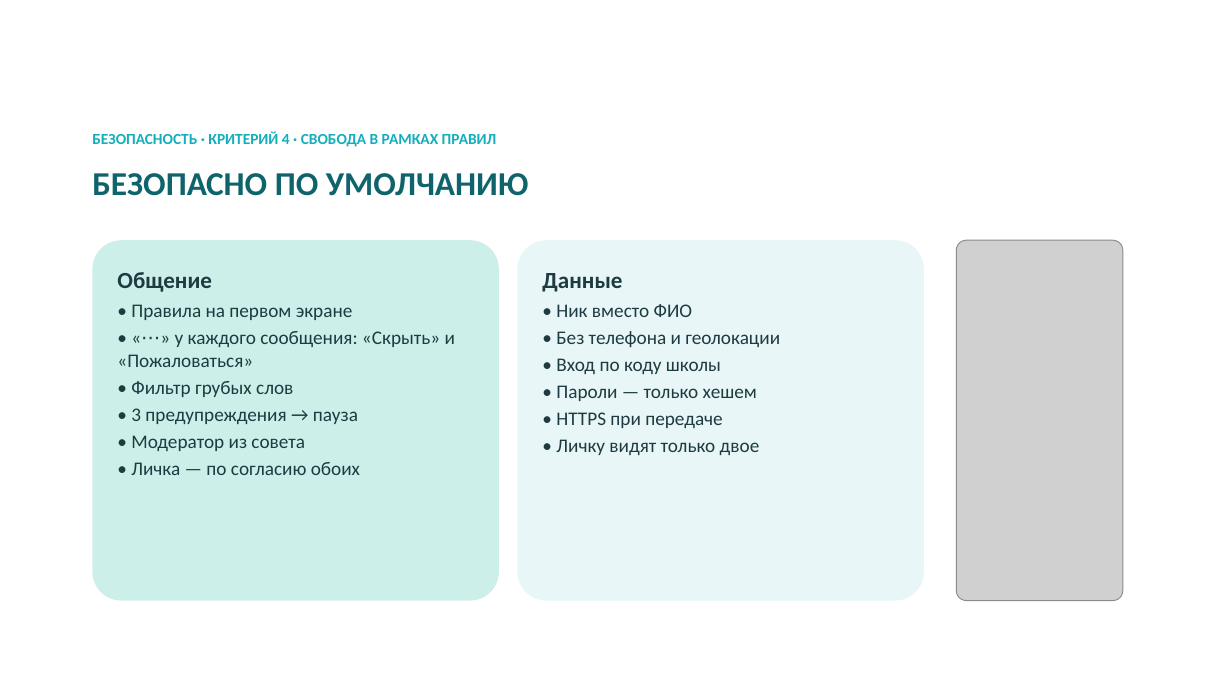
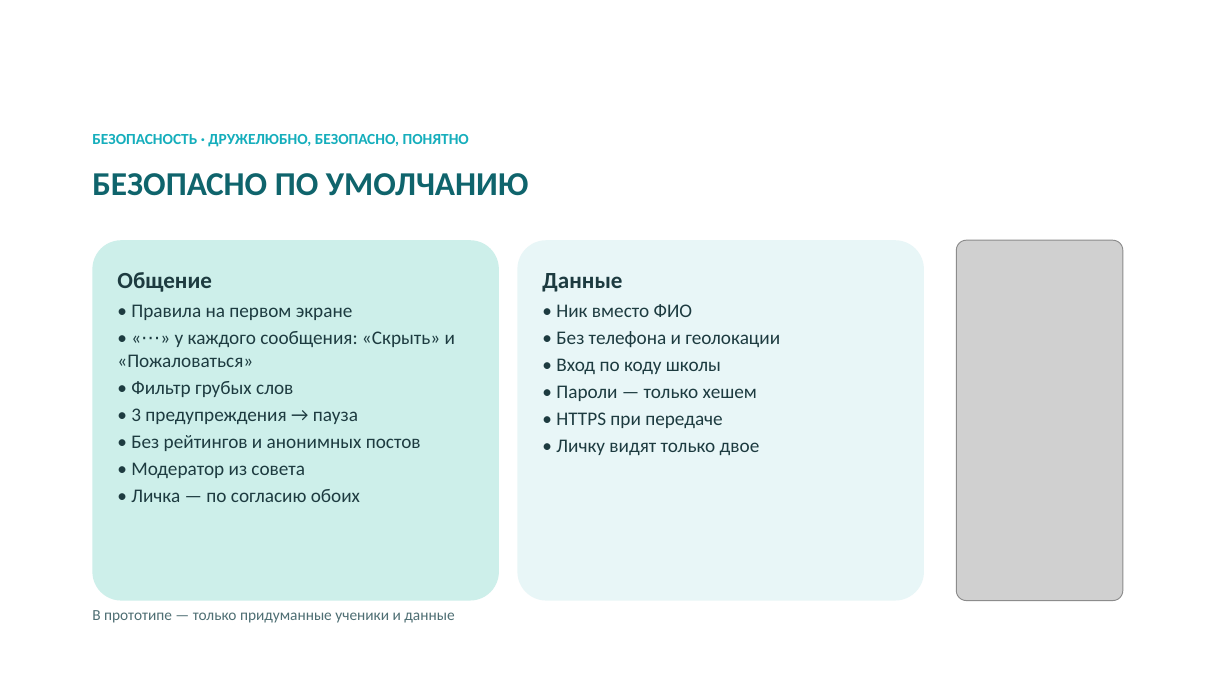
Before and after one commit to bnhogpad228/school-app, a slide deck: slide 6 of presentation/shkolny-dvor-SK-sreda.pptx. Drawn at 1232x693 pixels with LibreOffice and Linux fonts; fonts in the diff are those of the drawing; grey boxes stand for pictures; background and template pictures are left out. Boxes give left, top, right and bottom in pixels: in the first picture for what was removed or moved away, otherwise in the second. Text is boxed around its words. In the diff, an @@ line names an element or a change of style, - is before the commit and + after.

```diff
--- a/presentation/shkolny-dvor-SK-sreda.pptx
+++ b/presentation/shkolny-dvor-SK-sreda.pptx
@@ text at bbox=[92, 134, 469, 147]: text changed @@
-БЕЗОПАСНОСТЬ · КРИТЕРИЙ 4 · СВОБОДА В РАМКАХ ПРАВИЛ
+БЕЗОПАСНОСТЬ · ДРУЖЕЛЮБНО, БЕЗОПАСНО, ПОНЯТНО
@@ text in rounded rectangle at bbox=[131, 435, 421, 451]: paragraph added @@
+• Без рейтингов и анонимных постов
@@ text added at bbox=[92, 610, 454, 623], 12 pt, text #4E6E73 @@
+В прототипе — только придуманные ученики и данные
```
Also in this commit, not shown: 5 other slides changed, 6 other files.
